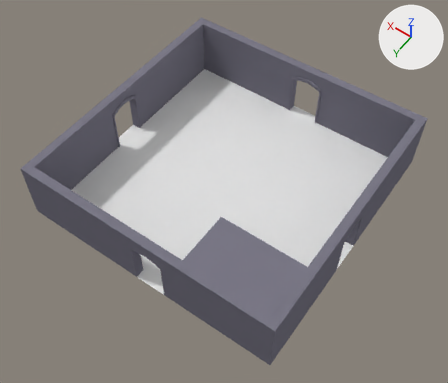
Before and after pictures for a commit that changed the Blender file ETTWHD/Assets/MODELS/ROOM17/Room_003.blend.
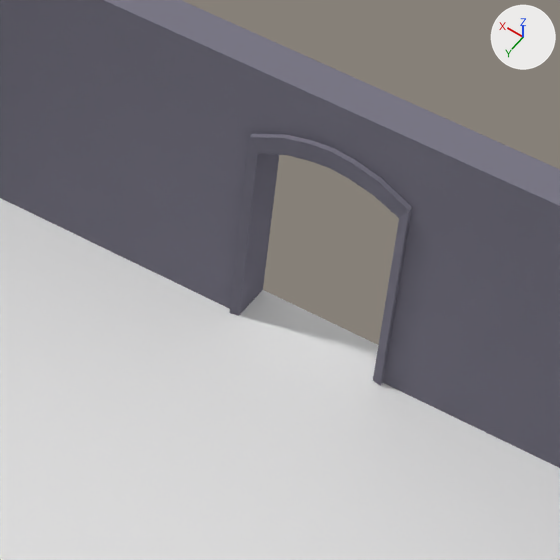
The first picture shows the older version from a camera (50 mm lens) standing at (-13.9, 20.2, 30.8) and looking at (-0.4, 1.3, 1.0). The close-ups show both versions on the part from 55% to 78% of the width and 14% to 41% of the height of that picture; other places that the commit changed are outside them. Every picture has the same lights, and +X, +Y and +Z are marked at upper right.

In view in the first close-up: 'Floor', 'OutDoor.001', 'OuterWall.000', 'OuterWall.007'.
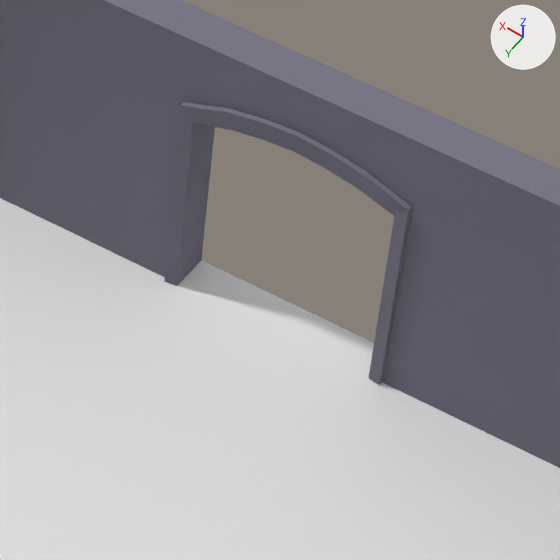
Where the newer file only moved an object's origin or applied its transform, the numbers keep the older frame.

The change in detail:
me_cube_020 has 51 vertices, 44 faces and spans x -8.5..-7.88, y -0.01..4.0, z -1.63..0.62.
me_cube_020 is used by ob_outdoor_001; parent ob_outwalls; location (0.0, -1.6, -1.6); rotation (0.0, 7.854, 0.0), in degrees (0, 90, 0).
me_cube_020 part 1: the whole mesh is scaled about its middle by (1, 1, 1.44), then moved by (0.0, 0.0, 0.51).
me_cube_009 has 9 vertices, 5 faces and spans x 0.62..8.5, y 0.0..4.0, z 7.95..8.5.
me_cube_009 is used by ob_outerwall_007; parent ob_outwalls; location (0.0, -1.6, -1.6).
Before the commit, vertices of me_cube_009: 2 (0.62, 4.0, 8.5) at pixel (283, 45), 3 (0.62, 0.0, 7.95), 4 (0.62, 0.0, 8.5), 5 (0.62, 3.53, 7.95) at pixel (256, 100), 6 (0.62, 4.0, 7.95) at pixel (259, 70).
Part 2, on me_cube_009:
Vertices 2 to 6 of me_cube_009 move by (1.0, 0.0, 0.0).
In object 'OuterWall.007' (ob_outerwall_007), matrix_parent_inverse is no longer Matrix(((1.0, 0.0, 0.0, 0.0), (0.0, 1.0, 0.0, 1.6), (0.0, 0.0, 1.0, 1.6), (0.0, 0.0, 0.0, 1.0))).
Object 'OuterWall.007' (ob_outerwall_007) moves from (0.0, -1.6, -1.6) to (0.0, 0.0, 0.0).

Boxes [x1, y1, x2, y2] around the edits, measured in the close-ups (560 x 560 px):
'OuterWall.007', reshaped, moved: before [0, 0, 283, 309]; after [0, 0, 213, 277]
'OutDoor.001', mesh rescaled (30% wider, 9% taller): before [230, 46, 446, 385]; after [164, 15, 445, 385]
